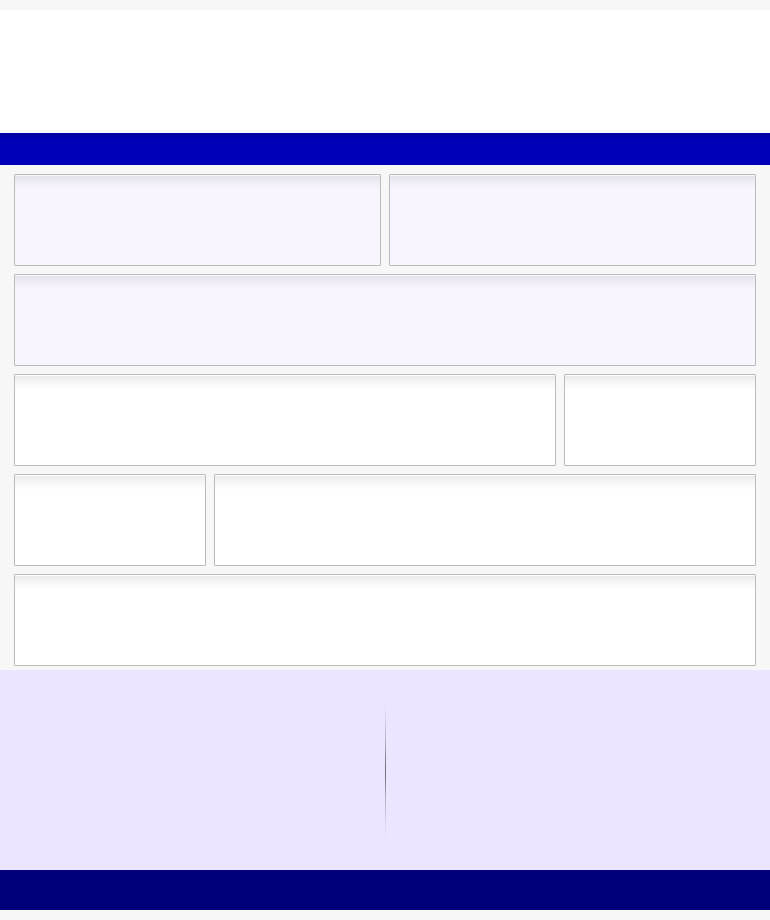
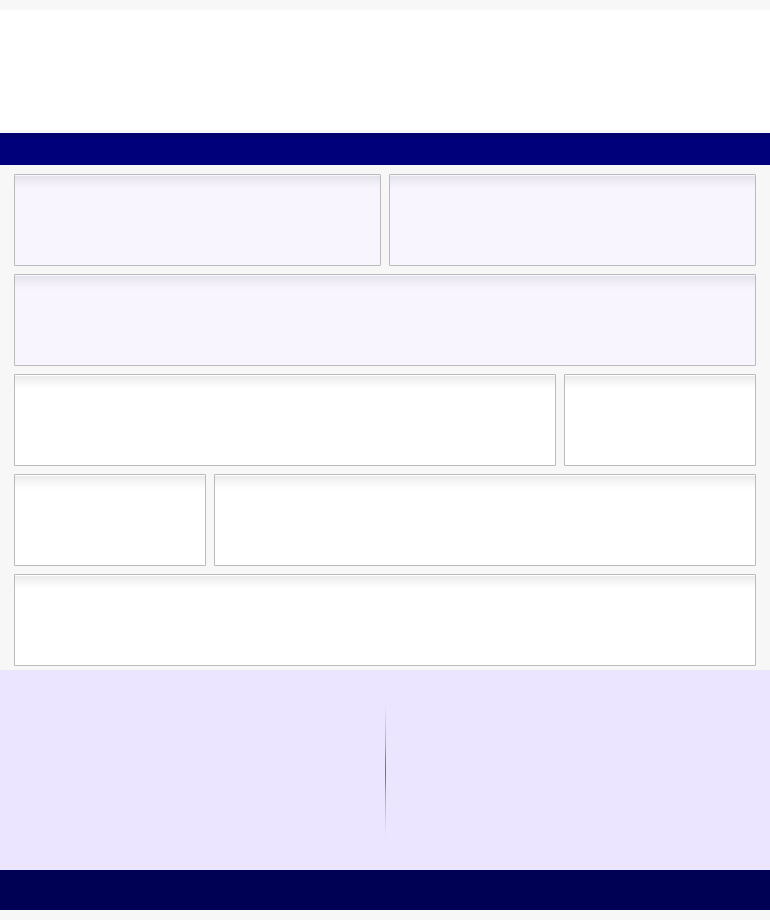
Revision of a layered 770x920 image; what changed, layer by layer:
painted on "navbar" over [0, 133, 770, 165]
painted on "footer" over [0, 870, 770, 910]
